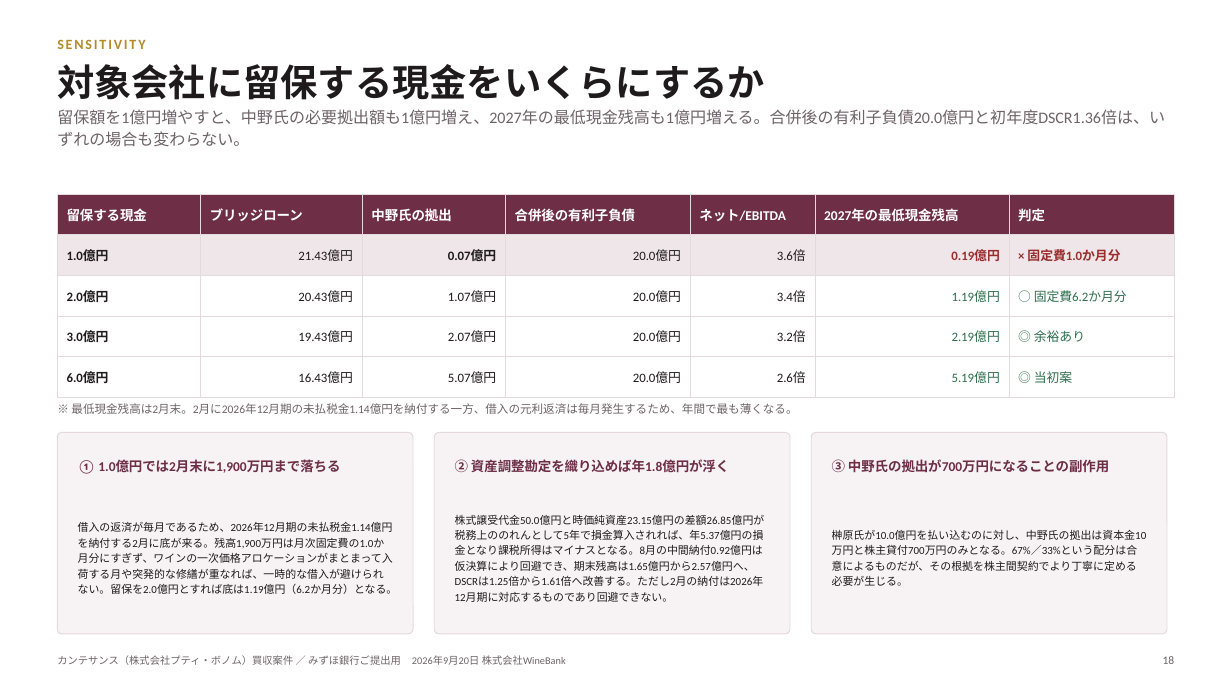
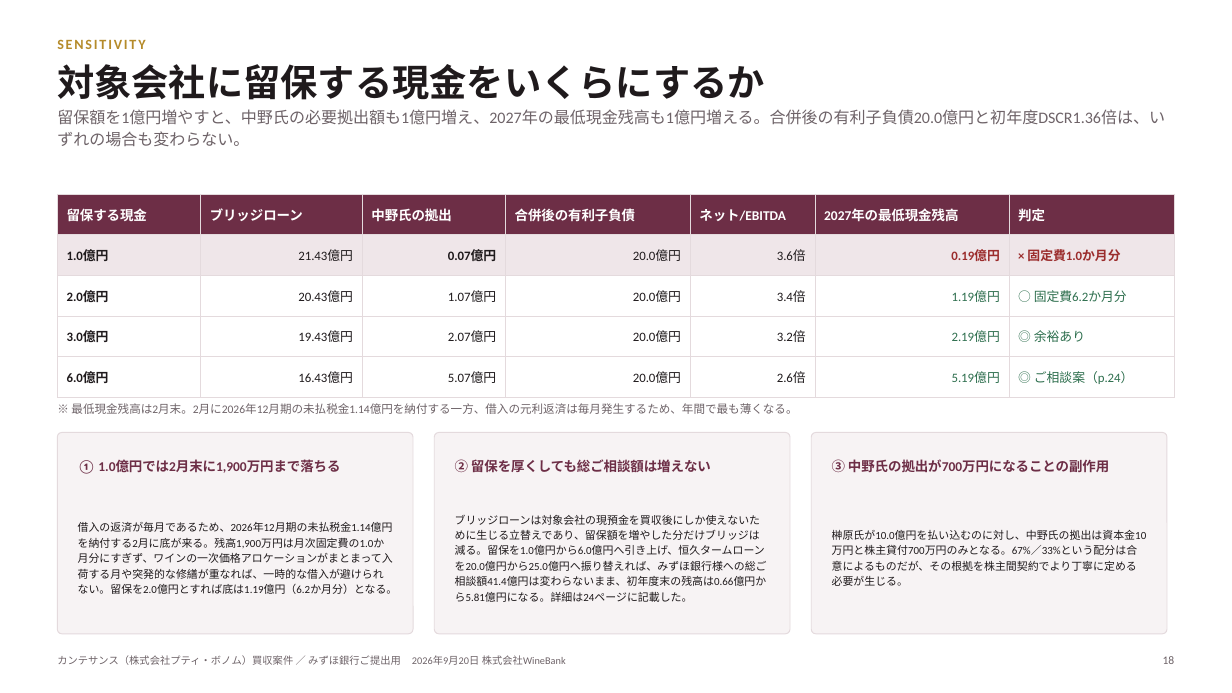
Before and after one commit to nakano-winebank/wine-auction, a slide deck: slide 18 of M&A/カンテサンス/カンテサンス_銀行ご提出用資料.pptx. Drawn at 1232x693 pixels with LibreOffice and Linux fonts; fonts in the diff are those of the drawing. Boxes give left, top, right and bottom in pixels: in the first picture for what was removed or moved away, otherwise in the second. Text is boxed around its words. In the diff, an @@ line names an element or a change of style, - is before the commit and + after.

```diff
--- a/M&A/カンテサンス/カンテサンス_銀行ご提出用資料.pptx
+++ b/M&A/カンテサンス/カンテサンス_銀行ご提出用資料.pptx
@@ table at [57,194,1175,388] @@
-row 5, column 7: ◎ 当初案
+row 5, column 7: ◎ ご相談案（p.24）
@@ text at [455,459,711,473]: text changed @@
-② 資産調整勘定を織り込めば年1.8億円が浮く
+② 留保を厚くしても総ご相談額は増えない
@@ text at [455,515,767,602]: text changed @@
-株式譲受代金50.0億円と時価純資産23.15億円の差額26.85億円が税務上ののれんとして5年で損金算入されれば、年5.37億円の損金となり課税所得はマイナスとなる。8月の中間納付0.92億円は仮決算により回避でき、期末残高は1.65億円から2.57億円へ、DSCRは1.25倍から1.61倍へ改善する。ただし2月の納付は2026年12月期に対応するものであり回避できない。
+ブリッジローンは対象会社の現預金を買収後にしか使えないために生じる立替えであり、留保額を増やした分だけブリッジは減る。留保を1.0億円から6.0億円へ引き上げ、恒久タームローンを20.0億円から25.0億円へ振り替えれば、みずほ銀行様への総ご相談額41.4億円は変わらないまま、初年度末の残高は0.66億円から5.81億円になる。詳細は24ページに記載した。
```
Also in this commit, not shown: 6 other slides changed, 3 slides added, 4 other files.
